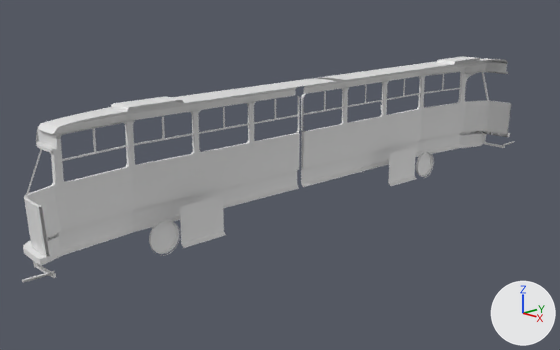
Renders of the Blender file assets/models/T3RP/T3.blend from each side of a commit.
One viewpoint serves both versions: a 50 mm camera at (11.06, -12.18, 6.07) aimed at (-0.78, -1.04, 1.7). Arrows for +X, +Y and +Z are at lower right; the lights stay in place.

The scene before the commit, as lines of its bpy script (objects in view):
```python
me_plane = bpy.data.meshes.new('Plane')
me_plane.from_pydata(...)  # 1033 vertices, 809 faces, 86 loose edges; spans x -1.05..0.0, y 0.01..1.05, z 0.69..3.8
ob_t3 = bpy.data.objects.new('T3', me_plane)
ob_t3.location = (0.0, 0.0, 0.0)
ob_t3.scale = (1.25, 7.0, 1.0)
_m = ob_t3.modifiers.new('Mirror', 'MIRROR')
_m.use_axis = (False, True, False)
```
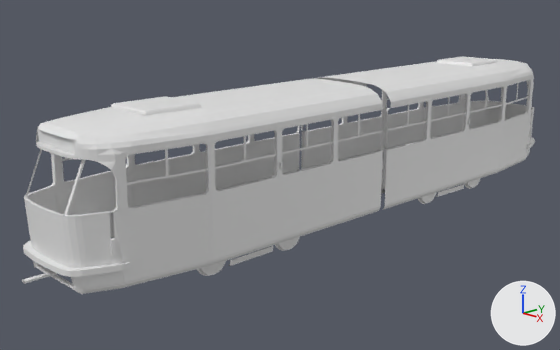
The edits, one by one:
me_plane is used by ob_t3; location (0.0, 0.0, 0.0); scale (1.25, 7.0, 1.0).
me_plane had 1033 vertices, 809 faces, 86 loose edges and spanned x -1.05..0.0, y 0.01..1.05, z 0.69..3.8.
me_plane now has 1927 vertices, 1880 faces, 74 loose edges and spans x -1.05..0.0, y 0.01..1.05, z 0.69..3.8.
me_plane part 1: a new loose piece of 516 vertices spanning x -0.63..0.0, y 0.27..0.38, z 0.69..1.39.
me_plane part 2: 11 vertices moved from x -0.6..-0.34, y 0.38..0.6, z 0.73..1.57 to x -0.94..-0.34, y 0.38..0.6, z 0.77..1.47; 97 vertices removed from x -0.6..0.0, y 0.38..0.64, z 0.69..1.57; 475 vertices added at x -0.94..0.0, y 0.01..0.64, z 0.69..1.47.
Object 'T3' (ob_t3) has a MIRROR modifier named 'Mirror'.
On modifier 'Mirror' of object 'T3' (ob_t3), use_axis goes from (False, True, False) to (True, True, False).

Where the change shows, as pixel boxes (x1, y1, x2, y2) in the pictures (560 x 350 px):
'T3', reshaped, modifiers changed: before (22, 56, 515, 283); after (22, 56, 535, 294)
part 1 of me_plane, added: after (275, 193, 436, 251)
part 2 of me_plane, built on: before (149, 147, 434, 256); after (197, 182, 471, 276)
